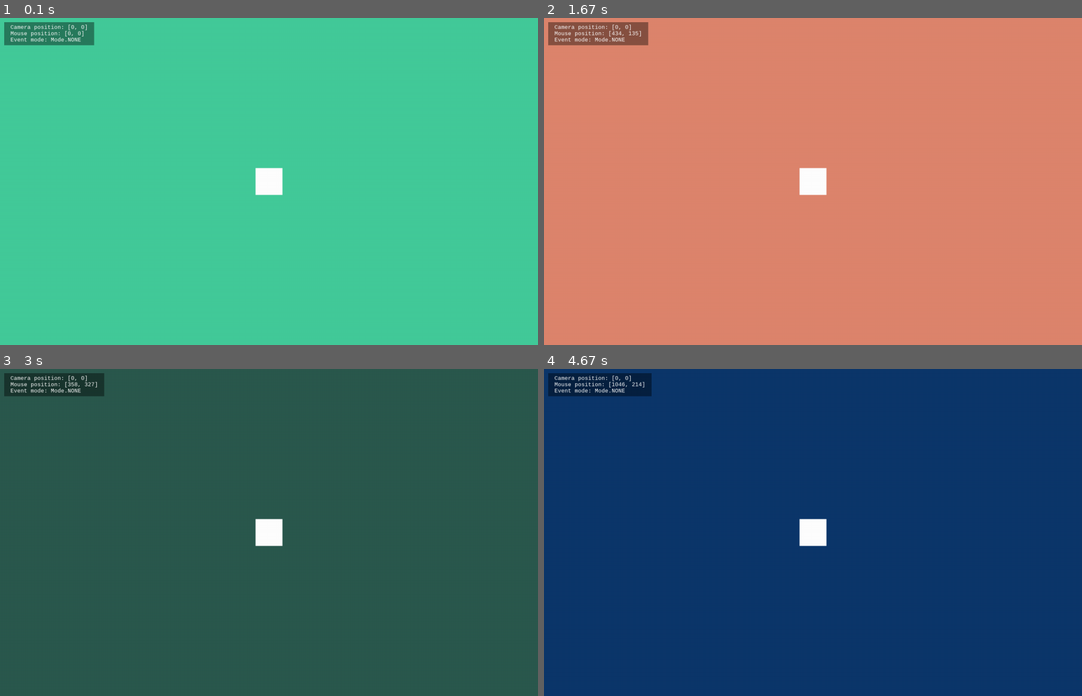
Above: before the commit, frames 1-4 (two rows, left to right).
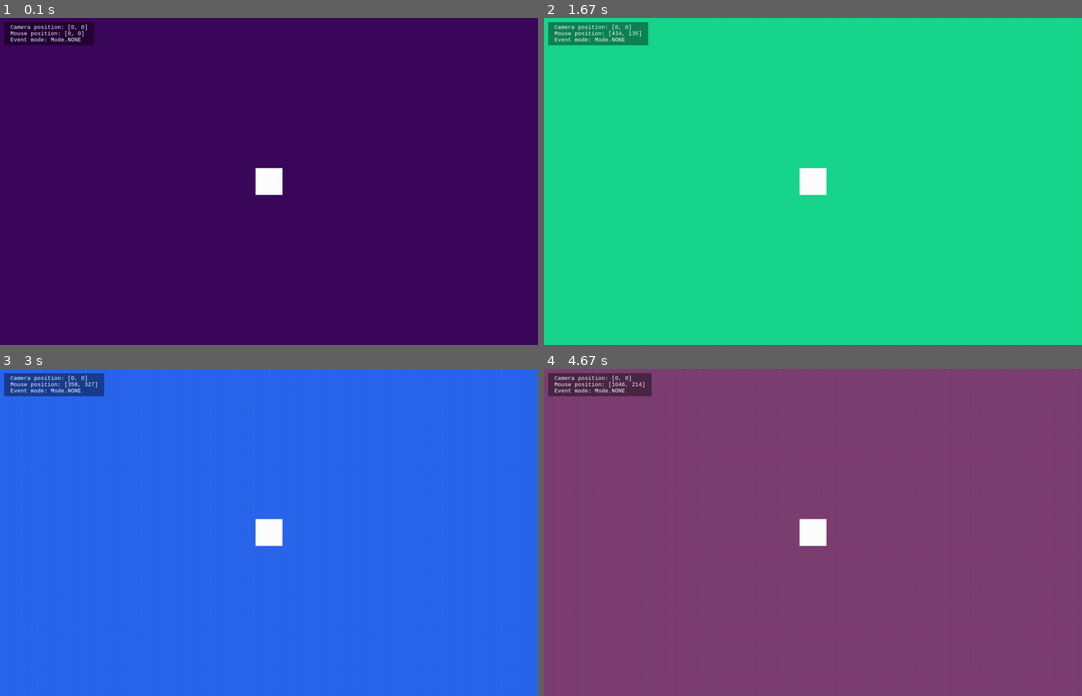
Above: after the commit, the same moments.

Repository: jacinator/learning-pygame
Game: pygame game, started from src/__main__.py
The game is run twice, just before and just after one commit, with the same random seed, the same clock (stepped at 60 frames per second) and the same inputs.
Inputs (mouse positions are in pixels of both pictures, inside the frame that each line leads up to):
- Up to frame 1 (0.1 s): no input
- Up to frame 2 (1.67 s): press the mouse at (683, 184) at 0.37 s; move the mouse to (775, 217) at 0.47 s; release the mouse at (866, 253) at 0.6 s; tap Enter at 0.67 s; press the mouse at (683, 184) at 1.03 s; move the mouse to (753, 201) at 1.13 s; release the mouse at (818, 217) at 1.27 s; right-click (726, 73) at 1.38 s
- Up to frame 3 (3 s): press the mouse at (182, 424) at 1.7 s; move the mouse to (306, 473) at 1.8 s; release the mouse at (435, 525) at 1.93 s; press the mouse at (182, 424) at 2.03 s; move the mouse to (317, 509) at 2.13 s; release the mouse at (457, 597) at 2.27 s; press the mouse at (182, 424) at 2.37 s; move the mouse to (161, 506) at 2.47 s; release the mouse at (139, 591) at 2.6 s; press the mouse at (182, 424) at 2.7 s; move the mouse to (166, 467) at 2.8 s; release the mouse at (150, 506) at 2.93 s
- Up to frame 4 (4.67 s): press the mouse at (726, 424) at 3.03 s; move the mouse to (726, 424) at 3.13 s; release the mouse at (726, 427) at 3.27 s; press the mouse at (726, 424) at 3.37 s; move the mouse to (786, 522) at 3.47 s; release the mouse at (845, 624) at 3.6 s; press the mouse at (726, 424) at 3.7 s; move the mouse to (845, 493) at 3.8 s; release the mouse at (969, 558) at 3.93 s; press the mouse at (726, 424) at 4.03 s; move the mouse to (786, 454) at 4.13 s; release the mouse at (850, 480) at 4.27 s; press the mouse at (726, 424) at 4.37 s; move the mouse to (856, 440) at 4.47 s; release the mouse at (985, 457) at 4.6 s

The runs differ from the first frame. In frame 1, 100% of the frame differs, in the area x 0-100%, y 0-100%; in frame 2, 100%; in frame 3, 100%; in frame 4, 100%.

Commit message:
Move color generation to a function.

Diff:
--- a/src/game.py
+++ b/src/game.py
@@ -90,7 +90,7 @@
     SCREEN_SIZE: ClassVar[tuple[int, int]] = (1280, 780)
 
     def __init__(self) -> None:
-        self.color: tuple[int, int, int] = (randint(0, 255), randint(0, 255), randint(0, 255))
+        self.color: tuple[int, int, int] = get_color()
 
         self.running: bool = False
         self.mode: Mode = Mode.NONE
@@ -133,28 +133,34 @@
         match event.type:
             case pygame.KEYDOWN:
                 self.handle_keydown(event)
+
             case pygame.QUIT:
-                self.running &= False
+                self.running = False
+
             case pygame.MOUSEBUTTONDOWN:
                 self.handle_mousebuttondown(event)
+
             case pygame.MOUSEBUTTONUP:
                 self.handle_mousebuttonup(event)
+
             case pygame.MOUSEMOTION:
                 self.handle_mousemotion(event)
 
     def handle_keydown(self, event: pygame.event.Event) -> None:
         match (self.mode, event.key):
             case (_, pygame.K_ESCAPE):
-                self.running &= False
+                self.running = False
 
     def handle_mousebuttondown(self, event: pygame.event.Event) -> None:
         match (self.mode, event.button):
-            case (_, pygame.BUTTON_LEFT):
-                self.color = (randint(0, 255), randint(0, 255), randint(0, 255))
-            case (_, pygame.BUTTON_MIDDLE):
+            case (Mode.NONE, pygame.BUTTON_LEFT):
+                self.color = get_color()
+
+            case (Mode.NONE, pygame.BUTTON_RIGHT):
+                self.camera_position = self.ZERO.copy()
+
+            case (Mode.NONE, pygame.BUTTON_MIDDLE):
                 self.mode = Mode.DRAG
-            case (_, pygame.BUTTON_RIGHT):
-                self.camera_position = self.ZERO.copy()
 
     def handle_mousebuttonup(self, event: pygame.event.Event) -> None:
         match (self.mode, event.button):
@@ -174,3 +180,7 @@
         self.running = True
         while self.running:
             self.frame()
+
+
+def get_color() -> tuple[int, int, int]:
+    return (randint(0, 255), randint(0, 255), randint(0, 255))
